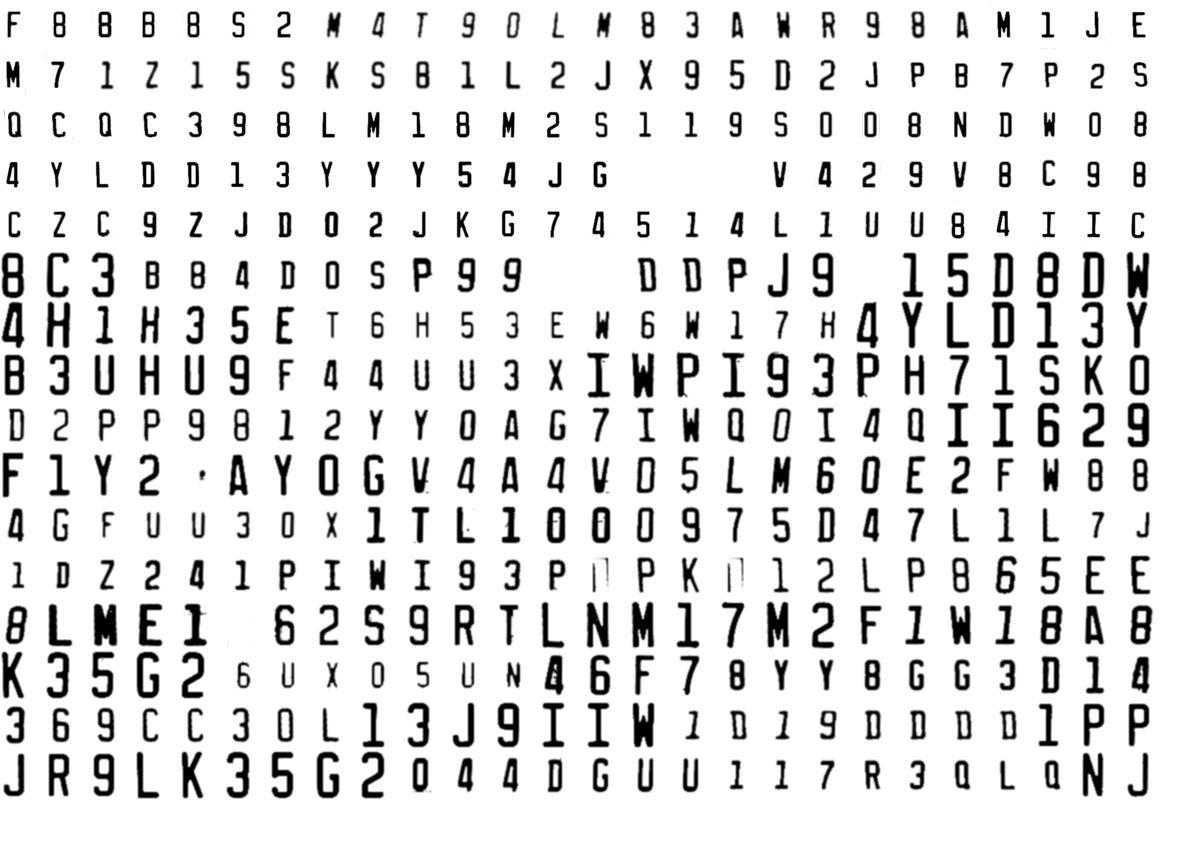
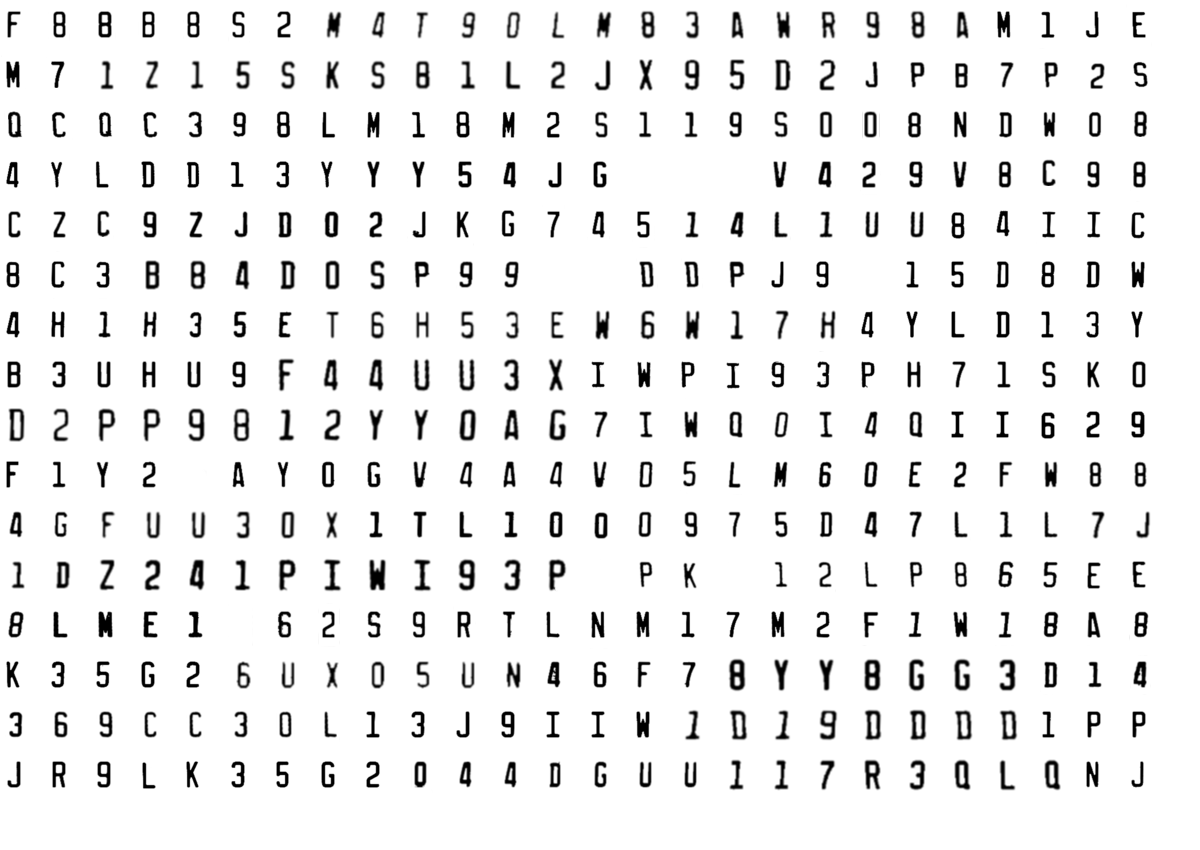
The second 1200px x 850px image is a revision of the first. Changes to its layers:
added layer "Portapapeles #99" above "Portapapeles #100" over left=414, top=261, right=430, bottom=288
added layer "Portapapeles #101" above "Portapapeles #102" over left=504, top=261, right=519, bottom=288
added layer "Portapapeles #102" above "Portapapeles #103" over left=639, top=261, right=654, bottom=288
added layer "Portapapeles #103" above "Portapapeles #104" over left=684, top=261, right=699, bottom=288
added layer "Portapapeles #104" above "Portapapeles #105" over left=729, top=261, right=745, bottom=288
added layer "Portapapeles #150" above "Portapapeles #151" over left=774, top=411, right=789, bottom=438
added layer "Portapapeles #175" above "Portapapeles #176" over left=773, top=461, right=788, bottom=488
added layer "Portapapeles #209" above "Portapapeles #210" over left=998, top=561, right=1014, bottom=588
added layer "Portapapeles #210" above "Portapapeles #211" over left=1043, top=561, right=1058, bottom=588
added layer "Portapapeles #213" above "Portapapeles #214" over left=8, top=611, right=24, bottom=638
added layer "Portapapeles #214" above "Portapapeles #215" over left=53, top=611, right=68, bottom=638
added layer "Portapapeles #215" above "Portapapeles #216" over left=98, top=611, right=113, bottom=638
added layer "Portapapeles #216" above "Portapapeles #217" over left=143, top=611, right=158, bottom=638
added layer "Portapapeles #217" above "Portapapeles #218" over left=188, top=611, right=203, bottom=638
added layer "Portapapeles #218" above "Portapapeles #219" over left=277, top=611, right=292, bottom=638
added layer "Portapapeles #231" above "Portapapeles #232" over left=863, top=611, right=879, bottom=638
added layer "Portapapeles #235" above "Portapapeles #236" over left=1043, top=611, right=1059, bottom=638
painted on "treaning-tiff.png" over left=1, top=3, right=1154, bottom=799
…and 173 more changes (173 added)
